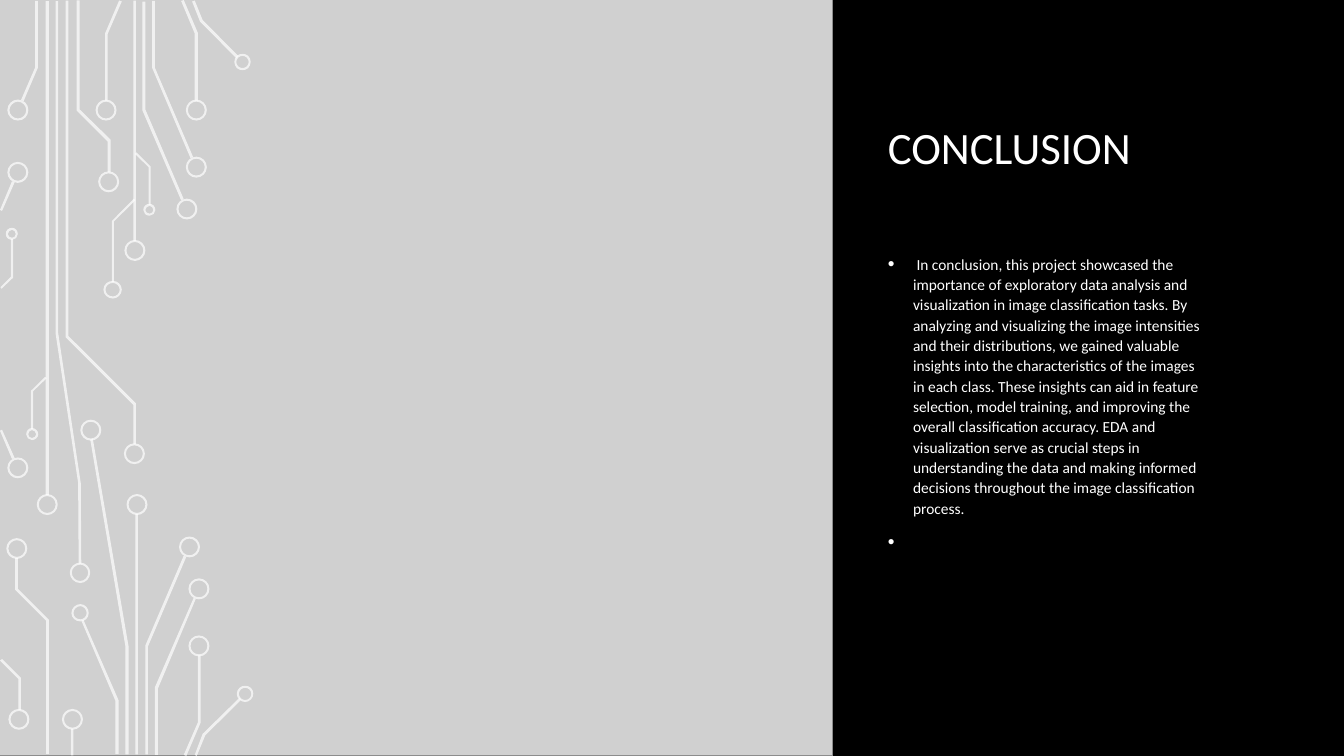
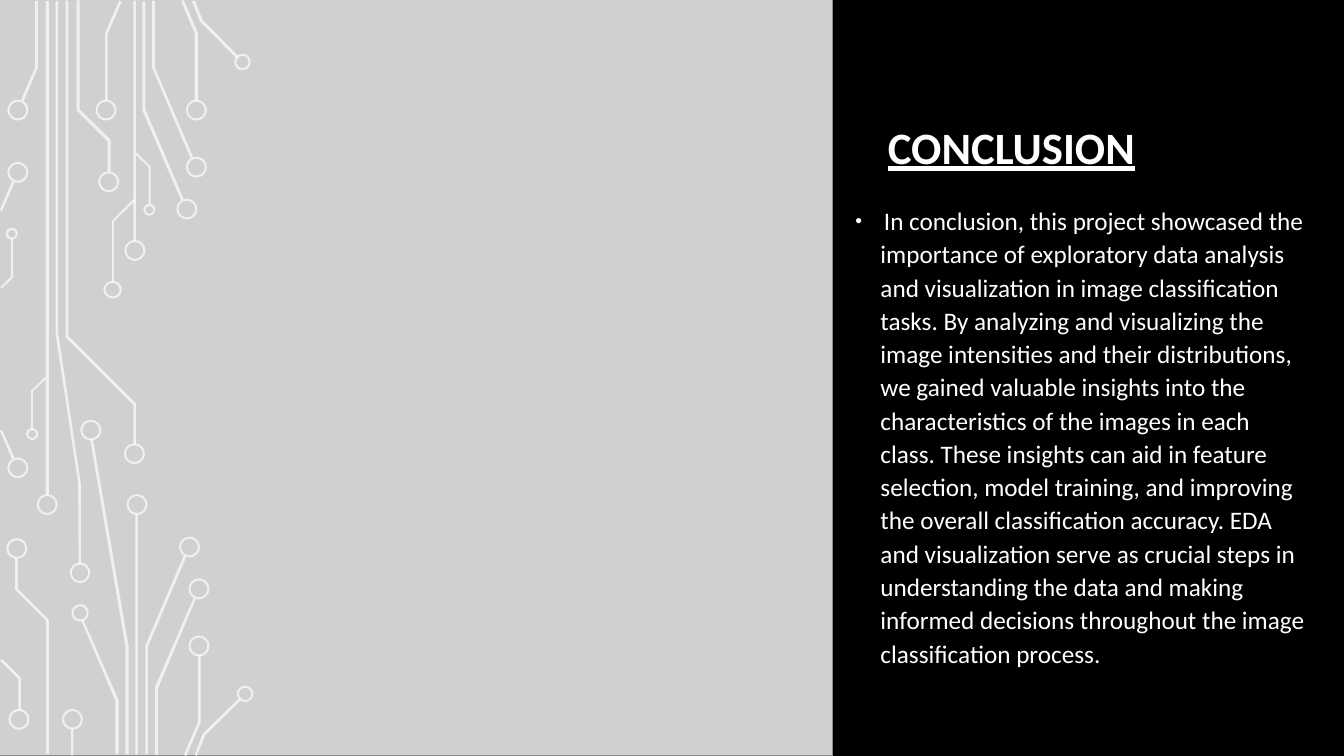
Before and after one commit to Samiur00/ST1_Capstone-Project, a slide deck: slide 11 of capstone_presentation.pptx. Drawn at 1344x756 pixels with LibreOffice and Linux fonts; fonts in the diff are those of the drawing; grey boxes stand for pictures; background and template pictures are left out. Boxes give left, top, right and bottom in pixels: in the first picture for what was removed or moved away, otherwise in the second. Text is boxed around its words. In the diff, an @@ line names an element or a change of style, - is before the commit and + after.

```diff
--- a/capstone_presentation.pptx
+++ b/capstone_presentation.pptx
@@ title "CONCLUSION" at <box>888,134,1135,171</box>: bold on, underline on @@
@@ text "In conclusion, this project showcased ...": place and size @@
-text "In conclusion, this project showcased ..." at <box>913,259,1199,517</box>
+text "In conclusion, this project showcased ..." at <box>880,212,1304,667</box>
@@ text "In conclusion, this project showcased ..." at <box>880,212,1304,667</box>: size 11 to 18 pt @@
```
Also in this commit, not shown: 9 other slides changed.
